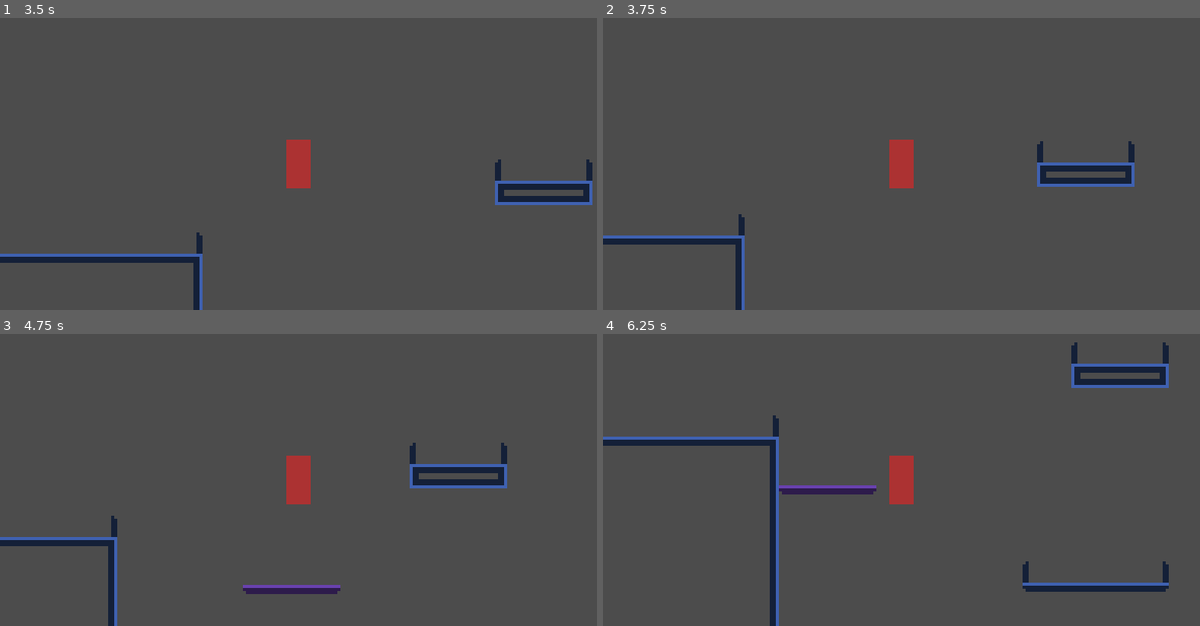
Above: before the commit, frames 1-4 (two rows, left to right).
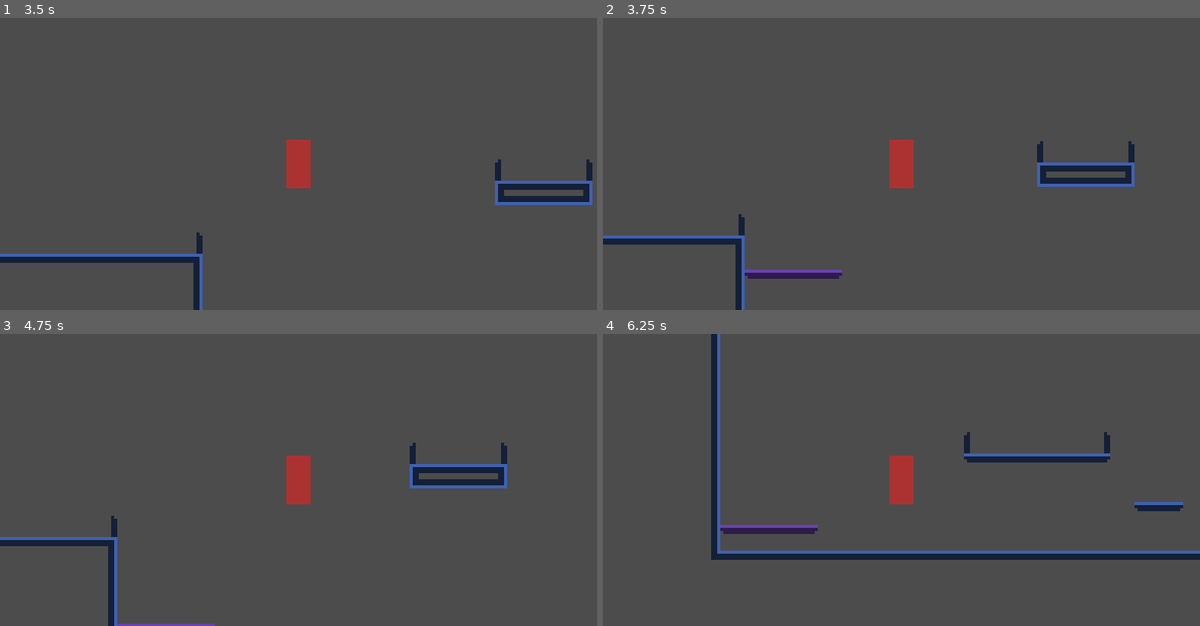
Above: after the commit, the same moments.

Repository: ChaosWitchNikol/this-unnamed-sci-fi-metroidvania
Game: Godot game, scene res://Main.tscn
Same seed, same stepped clock (60 frames per second), same inputs: the game is played once before the commit and once after it.
Inputs:
- Up to frame 1 (3.5 s): hold Right (ui_right) 0.53-2.03 s; tap Space (ui_select) at 0.77, 1.52, 3.02 s; hold Left (ui_left) 2.03-2.78 s; hold Right (ui_right) from 2.78 s (still down)
- Up to frame 2 (3.75 s): keep holding Right (ui_right)
- Up to frame 3 (4.75 s): tap Space (ui_select) at 3.77, 4.52 s; release Right (ui_right) at 4.28 s; hold Left (ui_left) from 4.28 s (still down)
- Up to frame 4 (6.25 s): release Left (ui_left) at 5.03 s; hold Right (ui_right) 5.03-5.78 s; hold Left (ui_left) from 5.78 s (still down); tap Space (ui_select) at 6.02 s

Frame 1 is identical in both runs. In frame 2, 0.5% of the frame differs, in the area x 23-41%, y 86-90%; in frame 3, 0.6%; in frame 4, 9.7%, in the area x 0-100%, y 0-100%.

Commit message:
added index order number

Diff:
--- a/src/@EditorTools/EdiTools.gd
+++ b/src/@EditorTools/EdiTools.gd
@@ -13,3 +13,12 @@
 static func sort_node_by_order_priority(nodes : Array) -> Array:
 	nodes.sort_custom(OrderPrioritySorterer, "sort")
 	return nodes
+
+
+static func node_array_to_string(nodes : Array) -> String:
+	var nodes_string = ""
+
+	for node in nodes:
+		nodes_string += node.name
+
+	return nodes_string
--- a/src/@EditorTools/scenes/MovingPlatformPoint.tscn
+++ b/src/@EditorTools/scenes/MovingPlatformPoint.tscn
@@ -18,10 +18,19 @@
 position = Vector2( 0, 4 )
 scale = Vector2( 2, 1 )
 
-[node name="Label" type="Label" parent="."]
+[node name="OrderPriorityLabel" type="Label" parent="."]
 margin_left = -8.0
-margin_top = -8.0
-margin_right = 8.0
+margin_bottom = 8.0
 custom_fonts/font = SubResource( 2 )
 text = "0"
 align = 1
+valign = 1
+
+[node name="OrderIndexLabel" type="Label" parent="."]
+self_modulate = Color( 1, 1, 1, 0.705882 )
+margin_right = 8.0
+margin_bottom = 8.0
+custom_fonts/font = SubResource( 2 )
+text = "-1"
+align = 1
+valign = 1
--- a/src/@EditorTools/scripts/MovingPlatformContainer.gd
+++ b/src/@EditorTools/scripts/MovingPlatformContainer.gd
@@ -2,6 +2,7 @@
 extends Node2D
 class_name EdiToolMovingPlatformContainer
 const class_type : String = "EdiToolMovingPlatformContainer"
+
 
 const MovingPlatformScene = preload("res://scenes/MovingPlatform.tscn")
 
@@ -10,6 +11,8 @@
 export var color : Color = "#FFFFFF" setget set_color
 
 var points : Array
+
+var children_string : String = ""
 
 func set_width(value : int) -> void:
 	width = value
@@ -25,6 +28,7 @@
 	# do only when in editor
 	if Engine.editor_hint:
 		update_points()
+		update_points_indexes()
 		return
 	#	get points into local variable
 	#	because queue free probably clears children firs
@@ -36,10 +40,21 @@
 	if not Engine.editor_hint:
 		setup_platform()
 
+
+func _physics_process(delta) -> void:
+	if not Engine.editor_hint:
+		return
+
 func update_points() -> void:
 	for point in get_points():
 		point.color = color
 		point.width = Const.TILE_SIZE * width
+
+func update_points_indexes() -> void:
+	var index = 0
+	for point in EdiTools.sort_node_by_order_priority(get_points()):
+		point.order_index = index
+		index += 1
 
 func get_points() -> Array:
 	var points : Array = Array()
@@ -67,3 +82,8 @@
 		inst.position = global_position
 		inst.setup(points, width, movement_speed)
 		get_parent().call_deferred("add_child", inst)
+
+
+
+func _on_moving_patform_point_changed() -> void:
+	update_points_indexes()
--- a/src/@EditorTools/scripts/MovingPlatformPoint.gd
+++ b/src/@EditorTools/scripts/MovingPlatformPoint.gd
@@ -2,6 +2,8 @@
 extends Node2D
 class_name EdiToolMovingPlatformPoint
 const class_type : String = "EdiToolMovingPlatormPoint"
+
+signal moving_patform_point_tree_changed
 
 export(int , 0, 9) var order_priority : int = 0 setget set_order_priority
 
@@ -9,41 +11,57 @@
 var height : int = 8 setget set_height
 var color : Color = "#FFFFFF" setget set_color
 
+var order_index : int = -1 setget set_order_index
 
 func set_order_priority(value : int) -> void:
 	order_priority = value
-	$Label.text = str(value)
+	$OrderPriorityLabel.text = str(value)
+	emit_signal("moving_patform_point_tree_changed")
 
 func set_width(value : int) -> void:
 	width = value
+	#warning-ignore:integer_division
 	$GrabMask.scale.x = value / 8
 	update()
 
 func set_height(value : int) -> void:
 	height = value
+#warning-ignore:integer_division
 	$GrabMask.scale.y = value / 8
 	update()
 
 func set_color(value : Color) -> void:
 	color = value
-	$Label.modulate = value
+	$OrderPriorityLabel.modulate = value
+	$OrderIndexLabel.modulate = value
 	update()
 
+func set_order_index(value : int) -> void:
+	order_index = value
+	$OrderIndexLabel.text = str(value)
 
 func _ready() -> void:
 	if not Engine.editor_hint:
 		return
+
 	var parent = get_parent()
 	if parent and parent.get("class_type") == "EdiToolMovingPlatformContainer":
 		set_width(parent.width * Const.TILE_SIZE)
 		set_color(parent.color)
 		update()
 
+		connect("ready", self, "_on_MovingPlatformPoint_changed")
+		connect("tree_entered", self, "_on_MovingPlatformPoint_changed")
+		connect("tree_exited", self, "_on_MovingPlatformPoint_changed")
+
+		connect("moving_patform_point_tree_changed", parent, "_on_moving_patform_point_changed")
+
 
 func _draw() -> void:
 	if not Engine.editor_hint:
 		return
 
+	#warning-ignore:integer_division
 	var half_width = width / 2
 	var top_left : Vector2 = Vector2(-half_width, 0)
 	var top_right : Vector2 = Vector2(half_width, 0)
@@ -54,3 +72,11 @@
 	draw_line(top_left, bot_left, color, 1.001, false)      # left line
 	draw_line(top_right, bot_right, color, 1.001, false)    # right line
 	draw_line(bot_left, bot_right, color, 1.001, false)     # bot line
+
+
+
+
+
+
+func _on_MovingPlatformPoint_changed():
+	emit_signal("moving_patform_point_tree_changed")
--- a/src/Main.tscn
+++ b/src/Main.tscn
@@ -33,7 +33,3 @@
 [node name="MovingPlatformPoint2" parent="platforms/MovingPlatformContainer" instance=ExtResource( 4 )]
 position = Vector2( 0, 80 )
 order_priority = 1
-
-[node name="MovingPlatformPoint3" parent="platforms/MovingPlatformContainer" instance=ExtResource( 4 )]
-position = Vector2( 64, 24 )
-order_priority = 1
--- a/src/scripts/MovingPlatform.gd
+++ b/src/scripts/MovingPlatform.gd
@@ -15,6 +15,7 @@
 	move_speed = movement_speed
 	setup_collision(width, one_way_collision)
 	setup_tilemap(width, one_way_collision)
+	position = self.points[target_point_index]
 
 func _physics_process(delta) -> void:
 	if points.size() > 1:
@@ -42,7 +43,6 @@
 	var tile_offset = 3
 	if one_way_collision:
 		tile_offset = 0
-	var platform_width = width * Const.TILE_SIZE
 
 	#	set left edge tile
 	$Tiles.set_cell(0, 0, tile_offset)
